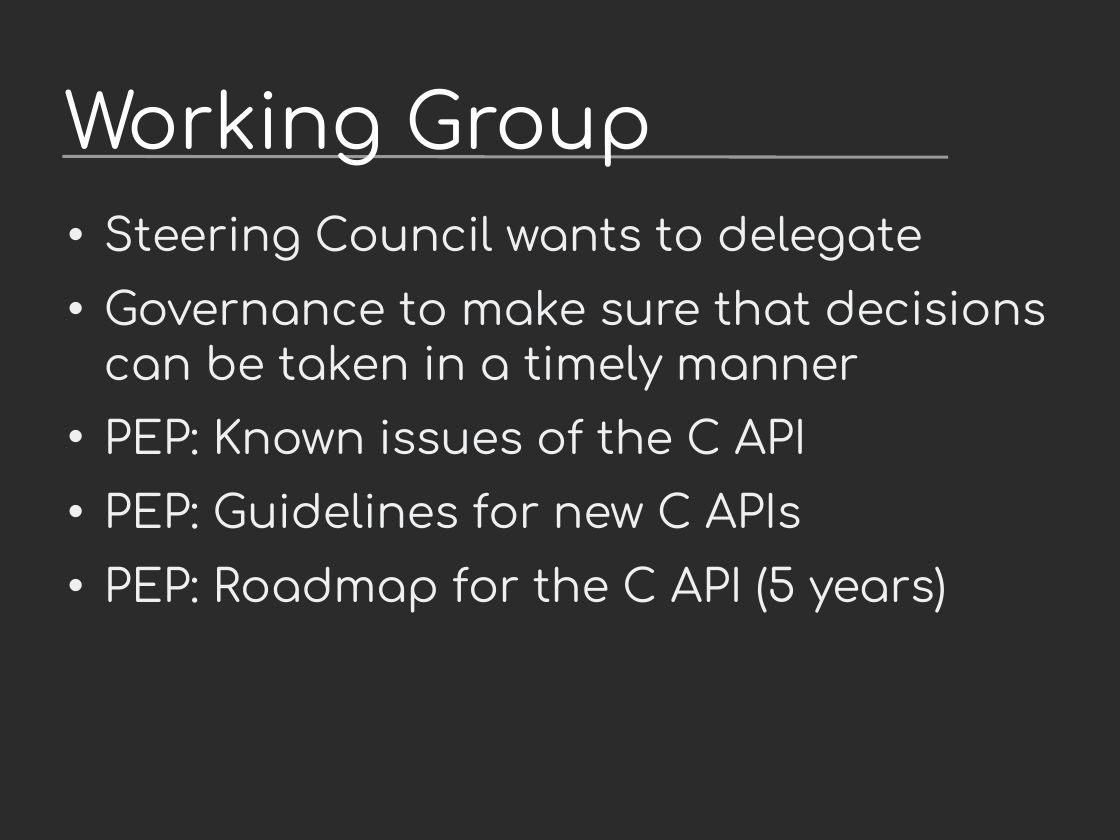
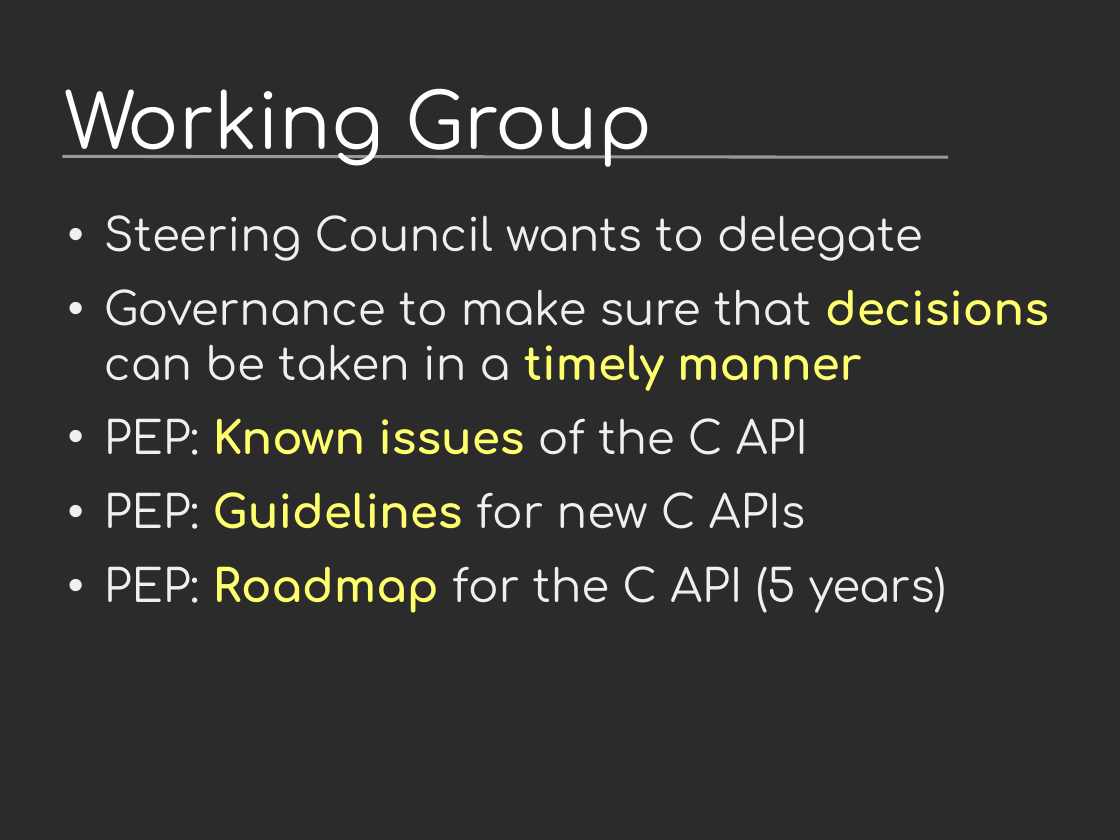
Before and after one commit to vstinner/talks, a slide deck: slide 29 of 2023-CoreDevSprint-Brno/c-api.odp. Drawn at 1120x840 pixels with LibreOffice and Linux fonts; fonts in the diff are those of the drawing; background and template pictures are left out; a plain dark background stands for a picture behind light text. Boxes give left, top, right and bottom in pixels: in the first picture for what was removed or moved away, otherwise in the second. Text is boxed around its words. In the diff, an @@ line names an element or a change of style, - is before the commit and + after.

```diff
--- a/2023-CoreDevSprint-Brno/c-api.odp
+++ b/2023-CoreDevSprint-Brno/c-api.odp
@@ text at (x1=104, y1=289, x2=1049, y2=613): text colour #EEEFF0 to #FFFF6D, bold on in "decisions timely manner", "Known issues", "Guidelines", "Roadmap" @@
```
Also in this commit, not shown: 5 other slides changed, 1 other file.
